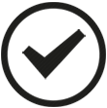
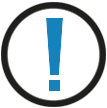
Layered file, before and after one edit (107x108). Changes by layer:
added group "warning light" with 3 layers above "warning" over 22, 18, 86, 91
added layer "Layer 1" (2nd of 5, in "warning light") in group "warning light" over 22, 18, 86, 91
added layer "Rectangle 1" (1st of 2, in "warning light") in group "warning light" over 49, 80, 60, 91
added layer "Shape 1" (1st of 2, in "warning light") in group "warning light" over 46, 18, 63, 75
hid group "success light" (2 layers) over 22, 18, 86, 91
